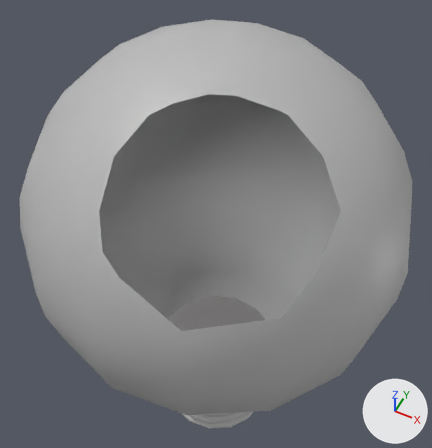
The FBX model Game Jam/Assets/Models/ampoule.fbx: old version first, new version second.
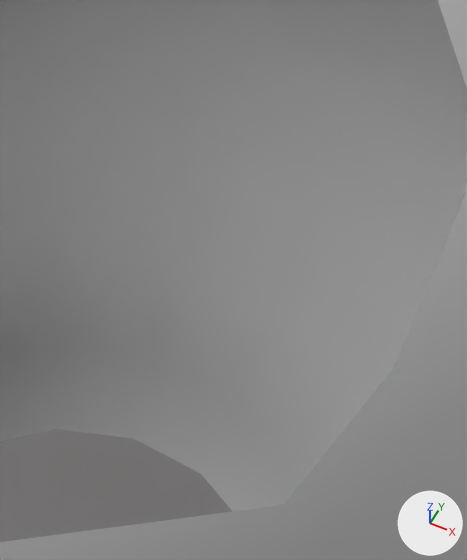
The first picture shows the older version from a 50 mm lens placed at (0.00236, -0.0048, 0.0151), pointed at (-0.00032, 0.00055, 0.00841). The close-ups show both versions on the part from 46% to 78% of the width and 38% to 75% of the height of that picture; other places that the commit changed are outside them. The axes (+X, +Y, +Z) are drawn at lower right. The lights are the same throughout. Everything nearer to the camera than a plane just in front of the edit is cut away. Where no turn or scale is listed for an object, it has been applied to the vertices.

Script lines for the objects in view, before the commit:
```python
me_mesh = bpy.data.meshes.new('Mesh')
me_mesh.from_pydata(...)  # 152 vertices, 165 faces; spans x -0.00102..0.00104, y -0.00104..0.00104, z -0.00086..0.00119
me_mesh.materials.append(mat_lambert2)  # grey #8a8888
me_mesh_001 = bpy.data.meshes.new('Mesh.001')
me_mesh_001.from_pydata(...)  # 227 vertices, 240 faces; spans x -0.00243..0.00249, y -0.00247..0.00247, z -0.00355..0.0025
me_mesh_001.materials.append(mat_lambert3)  # grey #bcbcbc
ob_pcylinder2 = bpy.data.objects.new('pCylinder2', me_mesh)
ob_pcylinder2.location = (-0.000027, 0.0, 0.004808)
ob_psphere1 = bpy.data.objects.new('pSphere1', me_mesh_001)
ob_psphere1.location = (-0.000027, 0.0, 0.009234)
```
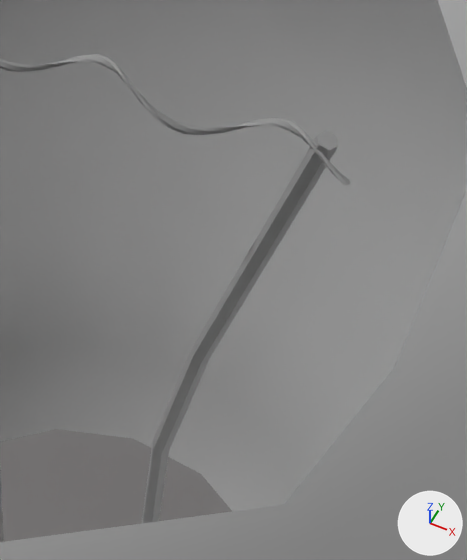
Diff of the bpy script that builds the scene:
```diff
--- a/Game Jam/Assets/Models/ampoule.fbx.py
+++ b/Game Jam/Assets/Models/ampoule.fbx.py
@@ me_mesh_002_1 @@
+me_mesh_002_1.from_pydata(...)  # 258 vertices, 254 faces; spans x -0.00112..0.00112, y -0.00009..0.00009, z -0.00009..0.00009
+me_mesh_002_1.materials.append(mat_lambert1)  # grey #bcbcbc
@@ me_mesh_003_1 @@
+me_mesh_003_1.from_pydata(...)  # 88 vertices, 96 faces; spans x -0.00106..0.00106, y -0.00004..0.00004, z -0.00195..0.00195
+me_mesh_003_1.materials.append(mat_lambert1)  # grey #bcbcbc
@@ ob_phelix2 @@
+ob_phelix2 = bpy.data.objects.new('pHelix2', me_mesh_002_1)
+ob_phelix2.location = (0.0, 0.000003, 0.009782)
@@ ob_polysurface4 @@
+ob_polysurface4 = bpy.data.objects.new('polySurface4', me_mesh_003_1)
+ob_polysurface4.location = (-0.000018, 0.0, 0.007941)
```

Changed parts and their boxes [x1, y1, x2, y2] in the close-ups (467 x 560 px):
'polySurface4', added: after [0, 131, 338, 542]
'pHelix2', added: after [0, 54, 351, 185]
